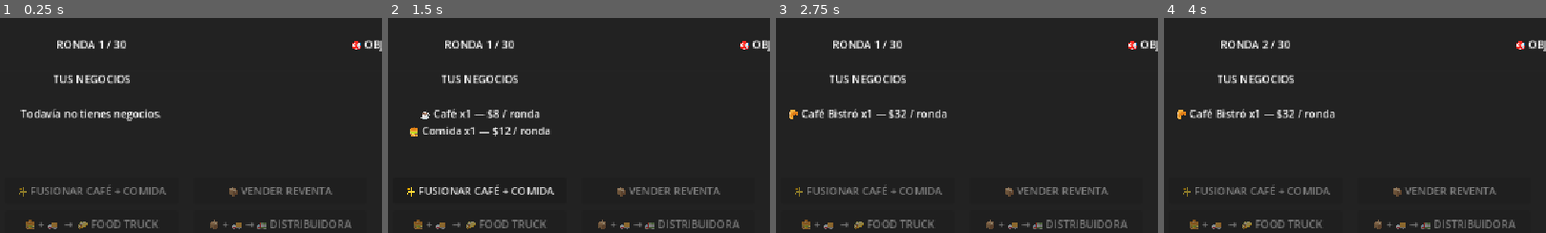
Above: before the commit, frames 1-4 (left to right).
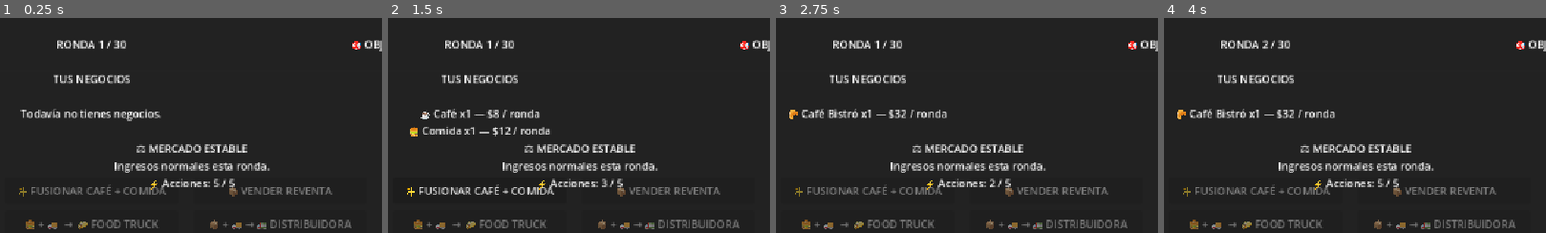
Above: after the commit, the same moments.

Repository: AdolfoBarca/imperio
Game: Godot game, scene res://Main.tscn
Same seed, same stepped clock (60 frames per second), same inputs: the game is played once before the commit and once after it.
Inputs:
- Up to frame 1 (0.25 s): no input
- Up to frame 2 (1.5 s): click "☕ CAFÉ $30 +$8 / ronda" at 0.5 s; click "🍔 COMIDA $50 +$12 / ronda" at 1.25 s
- Up to frame 3 (2.75 s): click "✨ FUSIONAR CAFÉ + COMIDA" at 2 s
- Up to frame 4 (4 s): click "💳 MICROCRÉDITO +$100" at 2.75 s; click "TERMINAR RONDA" at 3.5 s
The pictures show only the part of the screen within x 38-88%, y 0-50%; the shares and areas given below are measured in that part.

The runs differ from the first frame. In frame 1, 2.3% of the frame differs, in the area x 30-71%, y 58-80%; in frame 2, 2.3%; in frame 3, 2.3%; in frame 4, 2.3%.
Error before the commit: Invalid assignment of property or key 'text' with value of type 'String' on a base object of type 'null instance'. (res://Main.gd:203)

Commit message:
Agregar indicador visual de eventos

Diff:
--- a/Main.tscn
+++ b/Main.tscn
@@ -144,6 +144,16 @@
 offset_bottom = 350.0
 text = "🏢x2 + 🚚 → 🌐 MULTINACIONAL"
 
+[node name="EventoLabel" type="Label" parent="ZonaNegocios" unique_id=2032379441]
+layout_mode = 0
+offset_left = 446.0
+offset_top = 105.0
+offset_right = 1008.0
+offset_bottom = 150.0
+text = "⚖️ MERCADO ESTABLE"
+horizontal_alignment = 1
+vertical_alignment = 1
+
 [node name="ManoCartas" type="Panel" parent="." unique_id=1022945037]
 layout_mode = 0
 offset_top = 448.0
